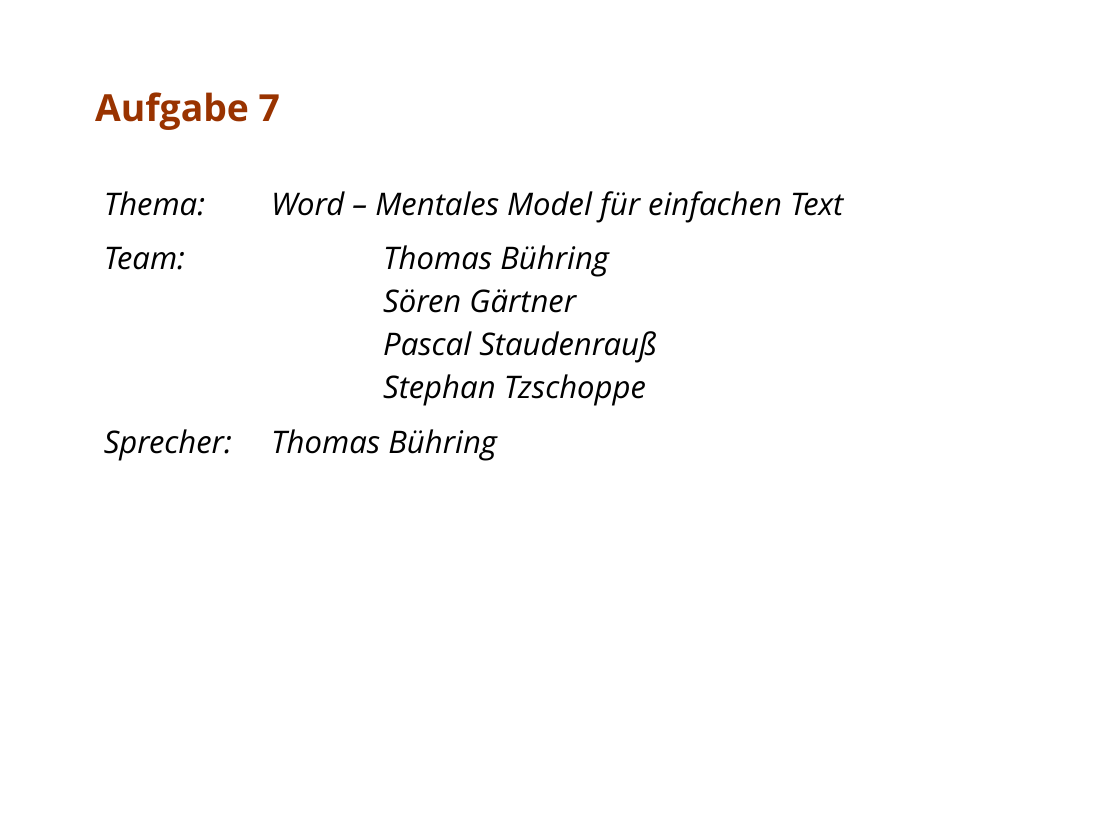
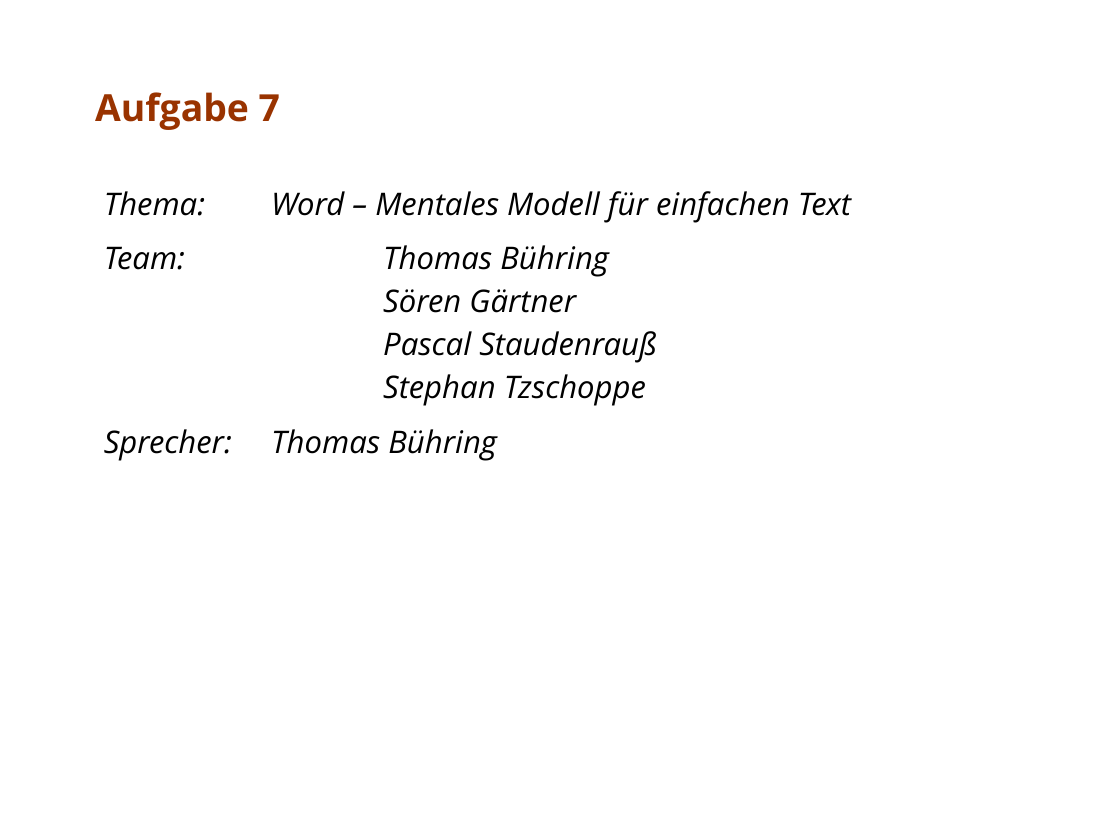
Before and after one commit to stzschoppe/sw-ergonomie, a slide deck: slide 1 of aufgabe7/office/Team7.ppt. Drawn at 1120x840 pixels with LibreOffice and Linux fonts; fonts in the diff are those of the drawing. Boxes give left, top, right and bottom in pixels: in the first picture for what was removed or moved away, otherwise in the second. Text is boxed around its words. In the diff, an @@ line names an element or a change of style, - is before the commit and + after.

```diff
--- a/aufgabe7/office/Team7.ppt
+++ b/aufgabe7/office/Team7.ppt
@@ subtitle at (104, 191, 851, 223): text changed @@
-Thema: Word – Mentales Model für einfachen Text
+Thema: Word – Mentales Modell für einfachen Text
```
Also in this commit, not shown: 3 other slides changed, 2 other files.
